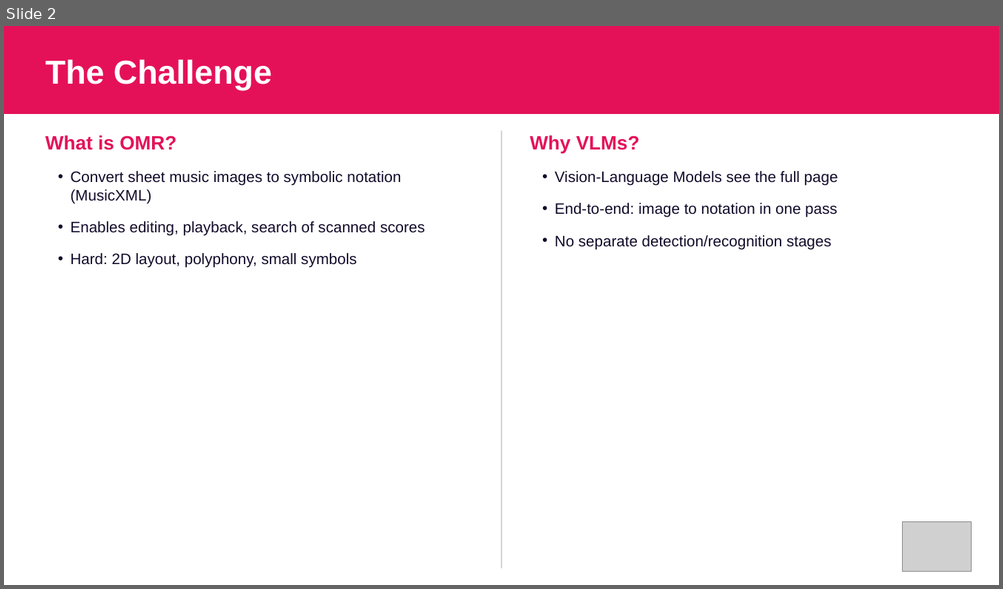
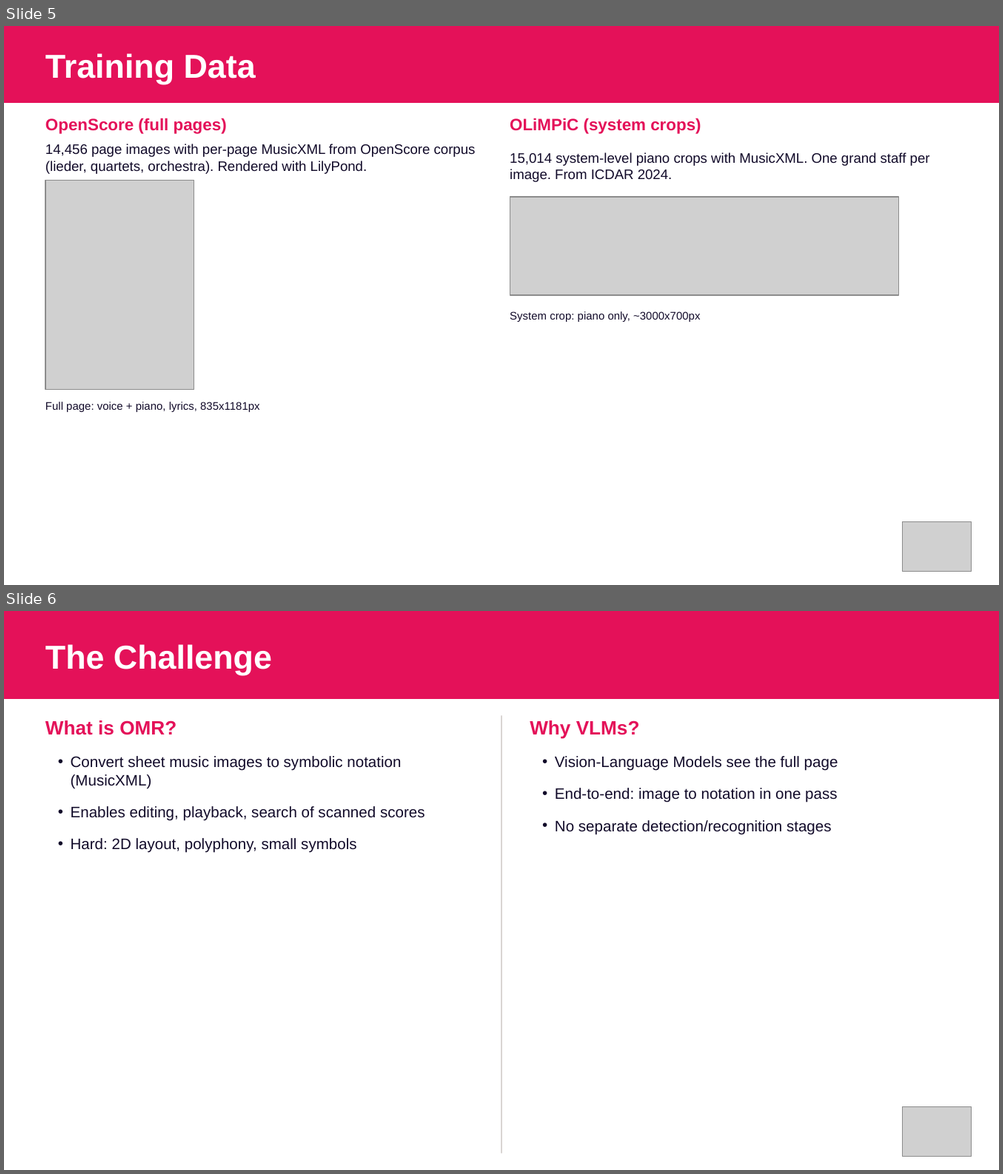
Before and after one commit to kungfuai/CVlization, a slide deck: examples/perception/optical_music_recognition/slides-omr-mxc/omr-mxc-results.pptx. Shown one above the other, each under a label of ours: slide 2 before the commit, slides 5 and 6 after it. The pictures are 1003x589 and 1003x1174 pixels, drawn with LibreOffice and Linux fonts; fonts in the diff are those of the drawing; grey boxes stand for pictures. Boxes give left, top, right and bottom in pixels: in the first picture for what was removed or moved away, otherwise in the second. Text is boxed around its words. In the diff, an @@ line names an element or a change of style, - is before the commit and + after.

Commit message:
Expand deck to 16 slides: add vintage scan, 4 approaches, zero-shot comparison, dataset images

```diff
--- a/examples/perception/optical_music_recognition/slides-omr-mxc/omr-mxc-results.pptx
+++ b/examples/perception/optical_music_recognition/slides-omr-mxc/omr-mxc-results.pptx
@@ slide 5 added at bbox=[4, 26, 999, 585], background #FFFFFF @@
@@ rectangle added at bbox=[4, 26, 999, 102], fill #E41159 @@
@@ text added at bbox=[45, 53, 256, 84], 24 pt, text #FFFFFF, bold @@
+Training Data
@@ text added at bbox=[45, 118, 227, 134], 12 pt, text #E41159, bold @@
+OpenScore (full pages)
@@ text added at bbox=[509, 118, 700, 134], 12 pt, text #E41159, bold @@
+OLiMPiC (system crops)
@@ text added at bbox=[45, 144, 475, 174], 10 pt, text #110A29 @@
+14,456 page images with per-page MusicXML from OpenScore corpus (lieder, quartets, orchestra). Rendered with LilyPond.
@@ text added at bbox=[509, 153, 930, 182], 10 pt, text #110A29 @@
+15,014 system-level piano crops with MusicXML. One grand staff per image. From ICDAR 2024.
@@ picture added at bbox=[45, 180, 194, 389] @@
@@ picture added at bbox=[509, 197, 898, 295] @@
@@ text added at bbox=[509, 312, 700, 322], 8 pt, text #110A29 @@
+System crop: piano only, ~3000x700px
@@ text added at bbox=[45, 402, 260, 412], 8 pt, text #110A29 @@
+Full page: voice + piano, lyrics, 835x1181px
@@ picture added at bbox=[902, 523, 970, 572] @@
@@ what was slide 2 is now slide 6 @@
```
Also in this commit, not shown: 3 other slides added, 16 other files.
